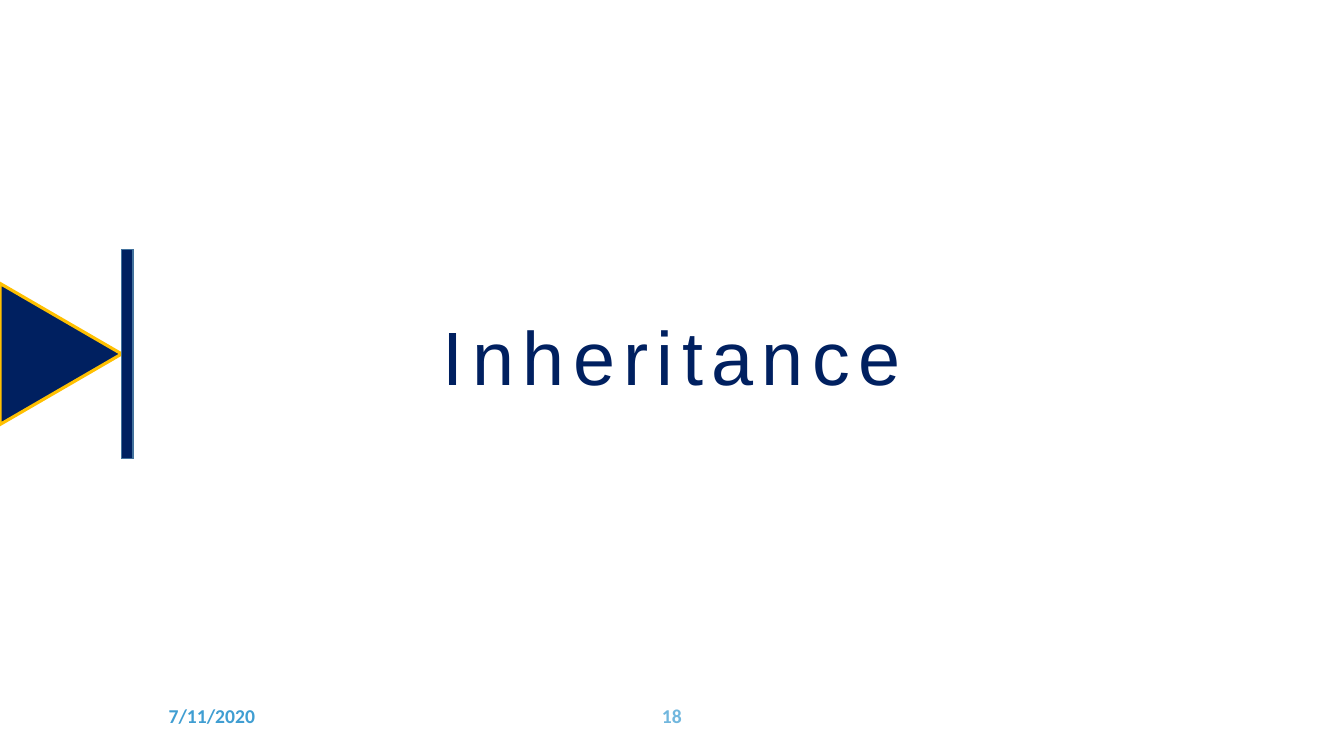
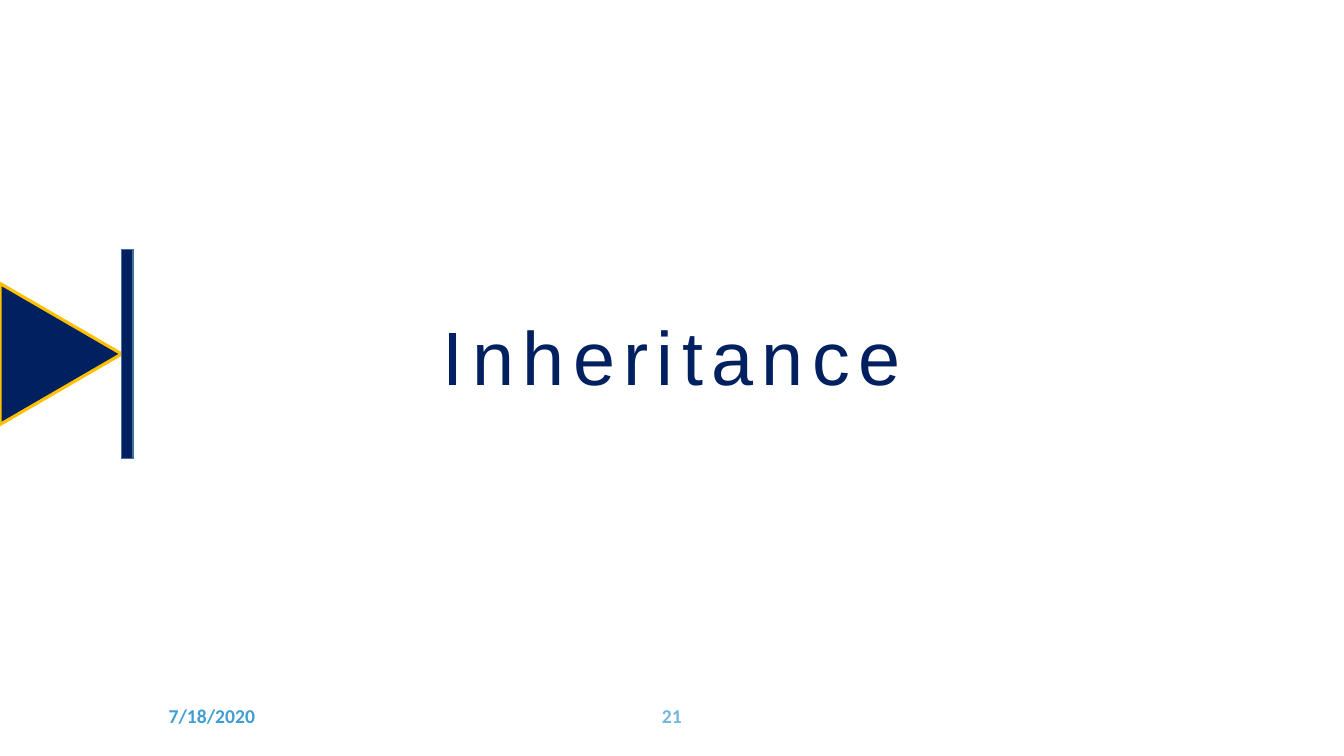
Before and after one commit to Gerardin16/Python_Training_2020, a slide deck: slide 21 of training_artifacts/Chaptor 9 - OOPS.pptx (slide 18 before the commit). Drawn at 1344x756 pixels with LibreOffice and Linux fonts; fonts in the diff are those of the drawing. Boxes give left, top, right and bottom in pixels: in the first picture for what was removed or moved away, otherwise in the second. Text is boxed around its words. In the diff, an @@ line names an element or a change of style, - is before the commit and + after.

```diff
--- a/training_artifacts/Chaptor 9 - OOPS.pptx
+++ b/training_artifacts/Chaptor 9 - OOPS.pptx
@@ text at [169, 709, 255, 724]: text changed @@
-7/11/2020
+7/18/2020
@@ page number at [662, 710, 682, 723]: text changed @@
-18
+21
```
Also in this commit, not shown: 20 other slides changed, 7 slides added, 33 other files.
